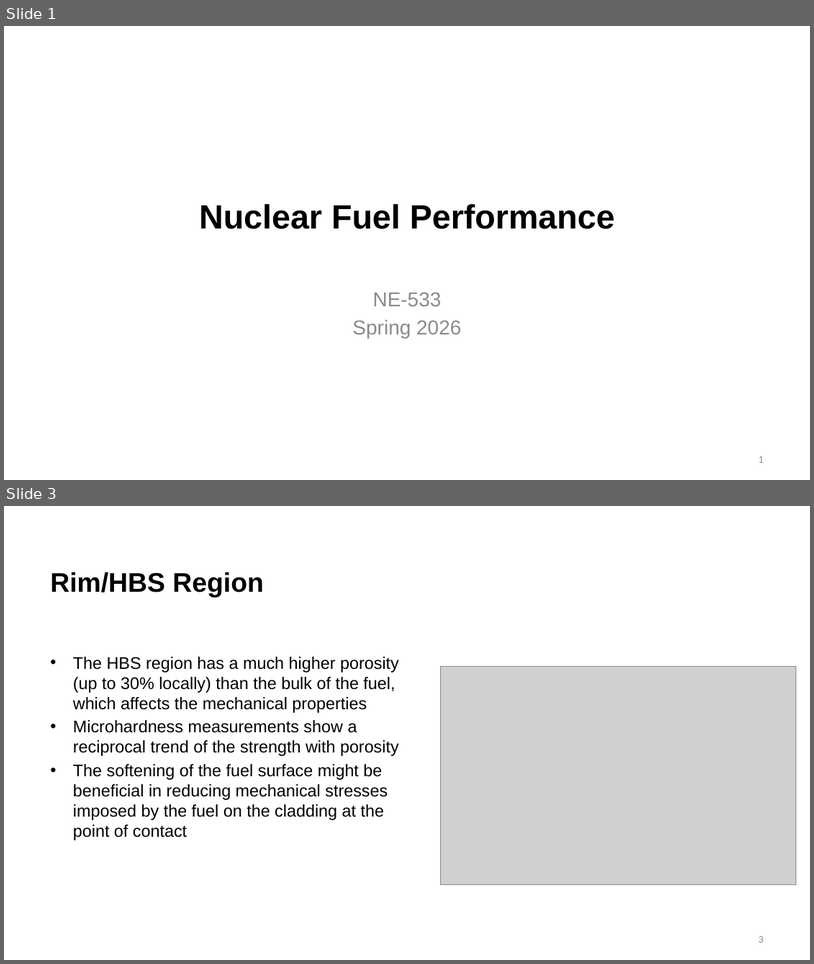
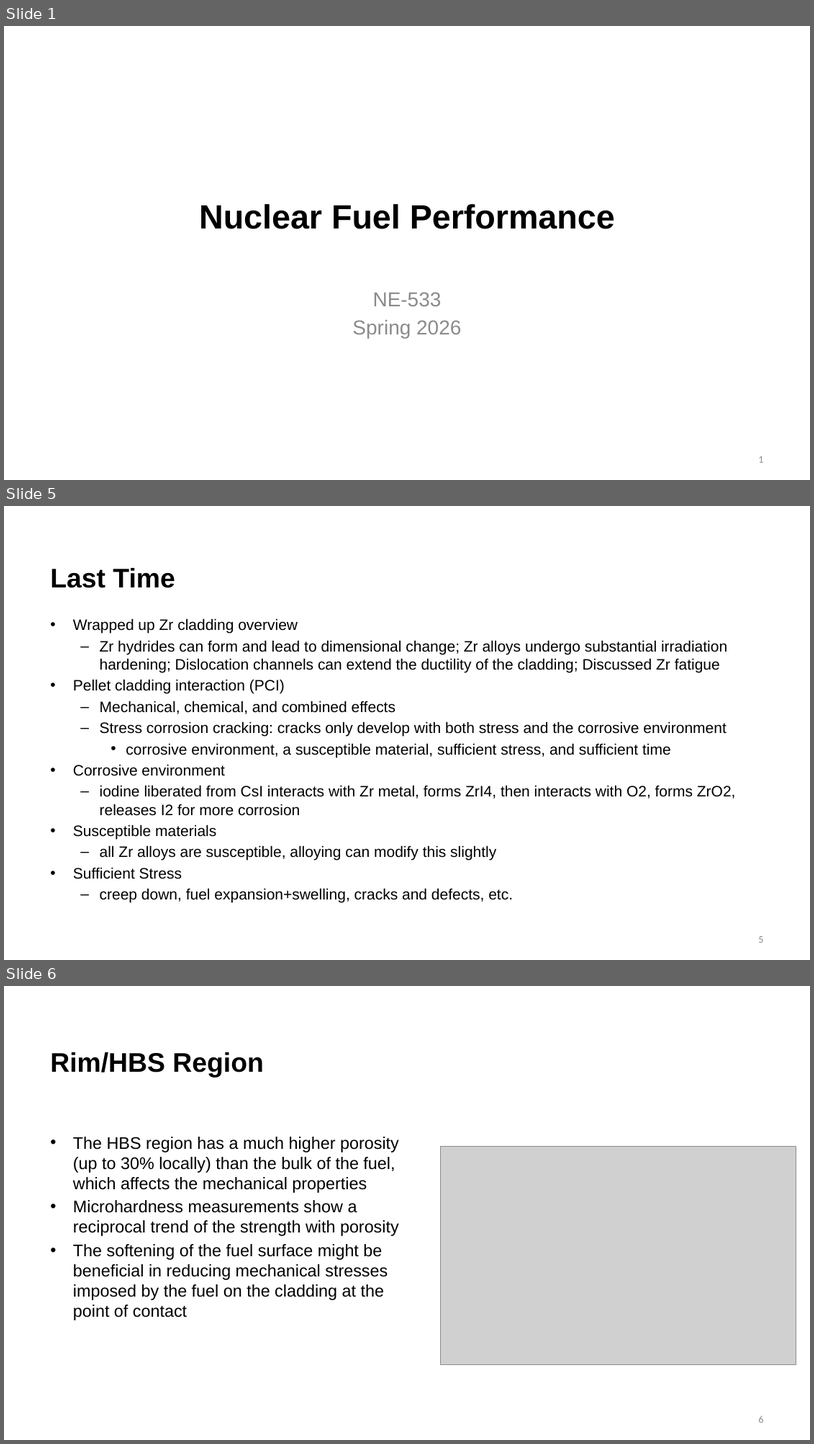
Before and after one commit to benbeeler/TEACHING, a slide deck: Nuclear_Fuel_Performance/NE533_Spring2026/Module3/Lec16_PCI.pptx. Shown one above the other, each under a label of ours: slides 1 and 3 before the commit, slides 1, 5 and 6 after it; the slides between them are not shown. The pictures are 814x964 and 814x1444 pixels, drawn with LibreOffice and Linux fonts; fonts in the diff are those of the drawing; grey boxes stand for pictures; background and template pictures are left out. Boxes give left, top, right and bottom in pixels: in the first picture for what was removed or moved away, otherwise in the second. Text is boxed around its words. In the diff, an @@ line names an element or a change of style, - is before the commit and + after.

```diff
--- a/Nuclear_Fuel_Performance/NE533_Spring2026/Module3/Lec16_PCI.pptx
+++ b/Nuclear_Fuel_Performance/NE533_Spring2026/Module3/Lec16_PCI.pptx
@@ slide 5 added at (4, 506, 810, 960), background #FFFFFF @@
@@ title added at (50, 568, 175, 588), 32 pt, text #000000, bold @@
+Last Time
@@ text added at (73, 618, 736, 903), 18 pt, text #000000 @@
+• Wrapped up Zr cladding overview
+  – Zr hydrides can form and lead to dimensional change; Zr alloys undergo substantial irradiation hardening; Dislocation channels can extend the ductility of the cladding; Discussed Zr fatigue
+• Pellet cladding interaction (PCI)
+  – Mechanical, chemical, and combined effects
+  – Stress corrosion cracking: cracks only develop with both stress and the corrosive environment
+    • corrosive environment, a susceptible material, sufficient stress, and sufficient time
+• Corrosive environment
+  – iodine liberated from CsI interacts with Zr metal, forms ZrI4, then interacts with O2, forms ZrO2, releases I2 for more corrosion
+• Susceptible materials
+  – all Zr alloys are susceptible, alloying can modify this slightly
+• Sufficient Stress
+  – creep down, fuel expansion+swelling, cracks and defects, etc.
@@ page number added at (759, 936, 764, 942), 12 pt, text #8C8C8C @@
+5
@@ what was slide 3 is now slide 6 @@
@@ page number at (759, 1416, 764, 1422): text changed @@
-3
+6
```
Also in this commit, not shown: 2 slides changed, 7 other slides added, 3 slides removed, 29 other files.
